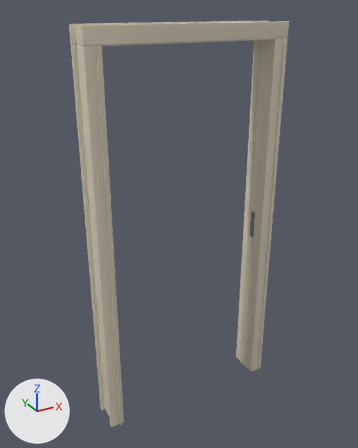
Before and after pictures for a commit that changed the glTF model assets/models/doors/swing/painted_ivory_panel_frame.gltf.
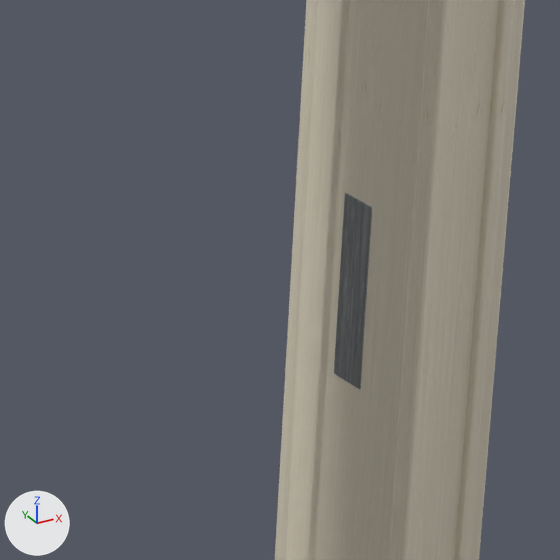
Each version is shown whole from a camera (50 mm lens) standing at (-1.23, -2.15, 2.22) and looking at (-0.02, 0.04, 1.12), then close up on the part from 57% to 78% of the width and 41% to 58% of the height. The axes (+X, +Y, +Z) are drawn at lower left. The lights are the same throughout. The last two pictures show the newer version. Where no turn or scale is listed for an object, it has been applied to the vertices.

The first close-up shows 'DoorFrame_painted_ivory_panel_Door_ivory', 'DoorFrame_painted_ivory_panel_Door_steel'.
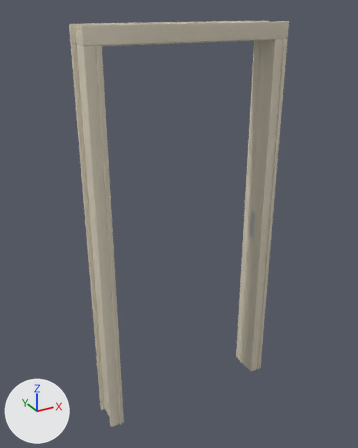
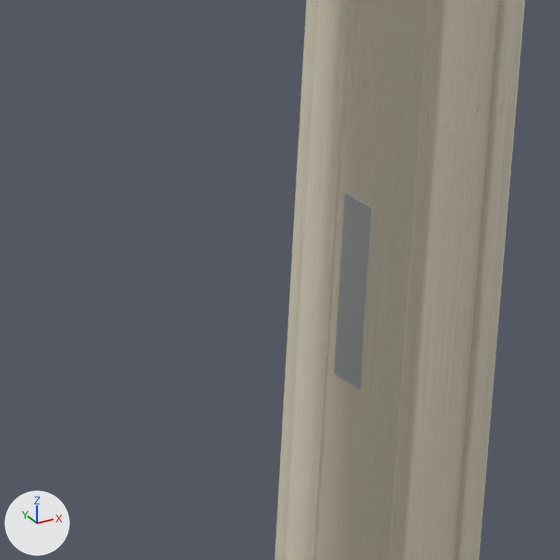
Where the change shows, as pixel boxes (x1, y1, x2, y2) in the close-ups (560 x 560 px):
'DoorFrame_painted_ivory_panel_Door_steel', surface changed (lighter): (334, 193, 372, 389) in both

What changed in the scene script:
```text
Add img_nickel_used_basecolor_png:
    img_nickel_used_basecolor_png = load_image('nickel_used_basecolor.png', 'textures/nickel_used_basecolor.png', 512, 512, 'sRGB')
Add img_nickel_used_normal_opengl_png:
    img_nickel_used_normal_opengl_png = load_image('nickel_used_normal_opengl.png', 'textures/nickel_used_normal_opengl.png', 512, 512, 'Non-Color')
Add img_nickel_used_orm_png:
    img_nickel_used_orm_png = load_image('nickel_used_orm.png', 'textures/nickel_used_orm.png', 512, 512, 'Non-Color')
Change mat_door_steel:
    remove # nodes: BsdfPrincipled, Mix, NormalMap, OutputMaterial, SeparateColor, TexImage x3
    remove # colours: white #dde2e5
    remove # uses the picture img_steel_basecolor_png
    remove # uses the picture img_steel_normal_opengl
    remove # uses the picture img_steel_orm
    nodes: BsdfPrincipled, NormalMap, OutputMaterial, SeparateColor, TexImage x3
    uses the picture img_nickel_used_basecolor_png
    uses the picture img_nickel_used_normal_opengl_png
    uses the picture img_nickel_used_orm_png
```
